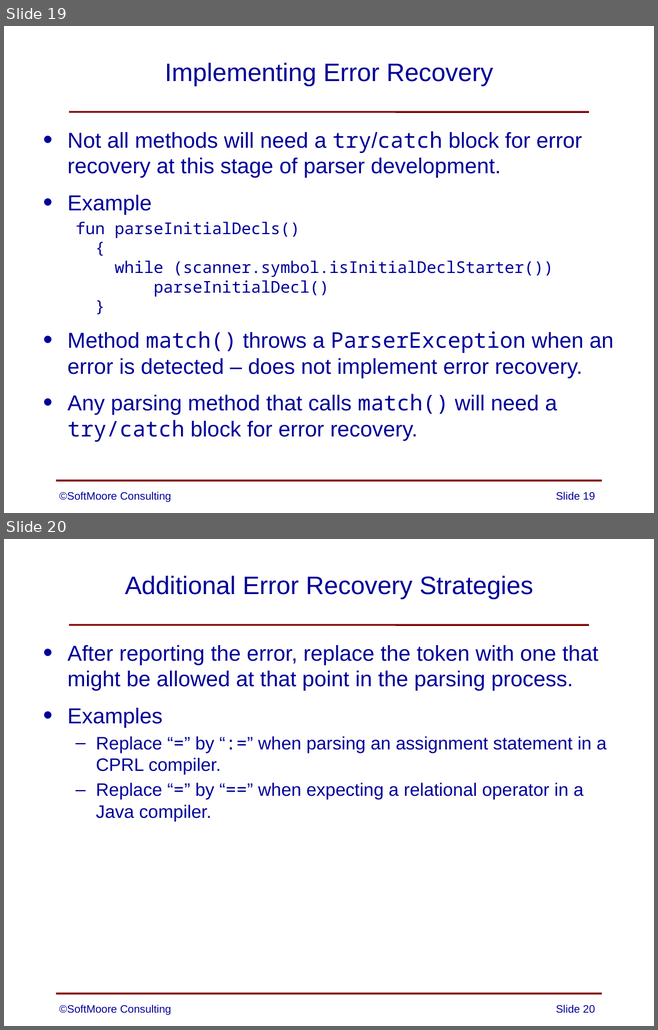
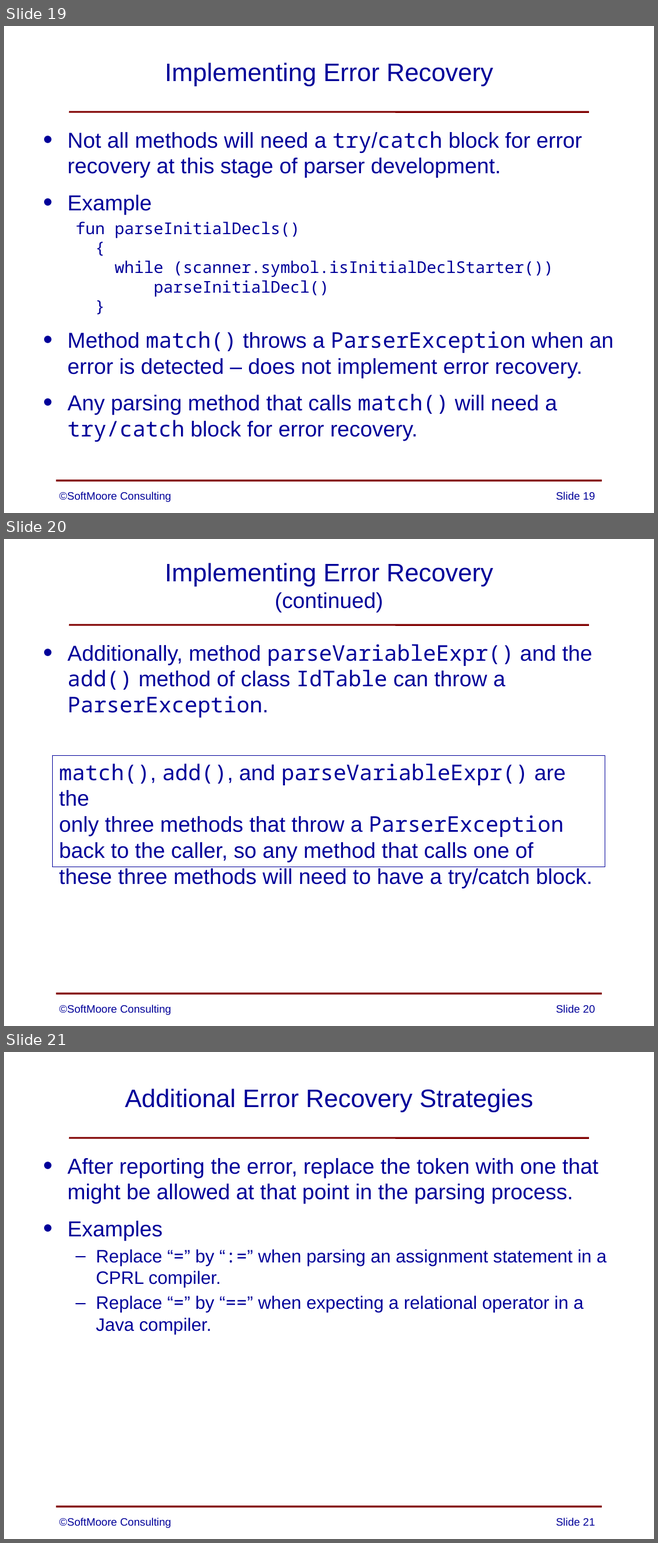
Before and after one commit to SoftMoore/CPRL-Kt, a slide deck: PowerPoint Slides/07 - Error Handling.pptx. Shown one above the other, each under a label of ours: slides 19 and 20 before the commit, slides 19, 20 and 21 after it. The pictures are 658x1030 and 658x1543 pixels, drawn with LibreOffice and Linux fonts; fonts in the diff are those of the drawing. Boxes give left, top, right and bottom in pixels: in the first picture for what was removed or moved away, otherwise in the second. Text is boxed around its words. In the diff, an @@ line names an element or a change of style, - is before the commit and + after.

Commit message:
added an additional slide on implementing error recovery

```diff
--- a/PowerPoint Slides/07 - Error Handling.pptx
+++ b/PowerPoint Slides/07 - Error Handling.pptx
@@ slide 20 added at box(4, 539, 654, 1026), background #FFFFFF; not listed: 2 template elements that a slide beside it also shows @@
@@ title added at box(165, 563, 493, 613), 28 pt, text #000099 @@
+Implementing Error Recovery
+(continued)
@@ text added at box(67, 644, 592, 718), 24 pt, text #000099 @@
+• Additionally, method parseVariableExpr() and the add() method of class IdTable can throw a ParserException.
@@ rectangle added at box(53, 755, 605, 867), outline #000099 0.75 pt, 24 pt, text #000099 @@
+match(), add(), and parseVariableExpr() are the
+only three methods that throw a ParserException
+back to the caller, so any method that calls one of
+these three methods will need to have a try/catch block.
@@ text added at box(59, 1005, 171, 1015), 12 pt, text #000099 @@
+©SoftMoore Consulting
@@ page number added at box(556, 1005, 595, 1013), 12 pt, text #000099 @@
+Slide 20
@@ what was slide 20 is now slide 21 @@
@@ page number at box(556, 1518, 595, 1526): text changed @@
-Slide 20
+Slide 21
```
Also in this commit, not shown: 1 other file.
